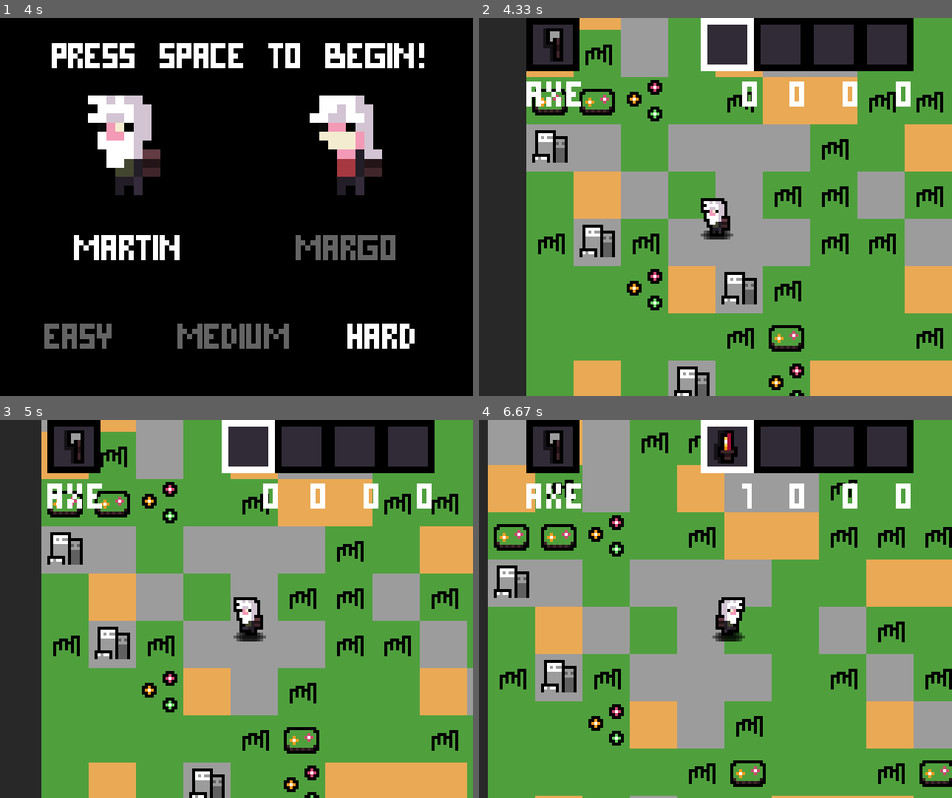
Above: before the commit, frames 1-4 (two rows, left to right).
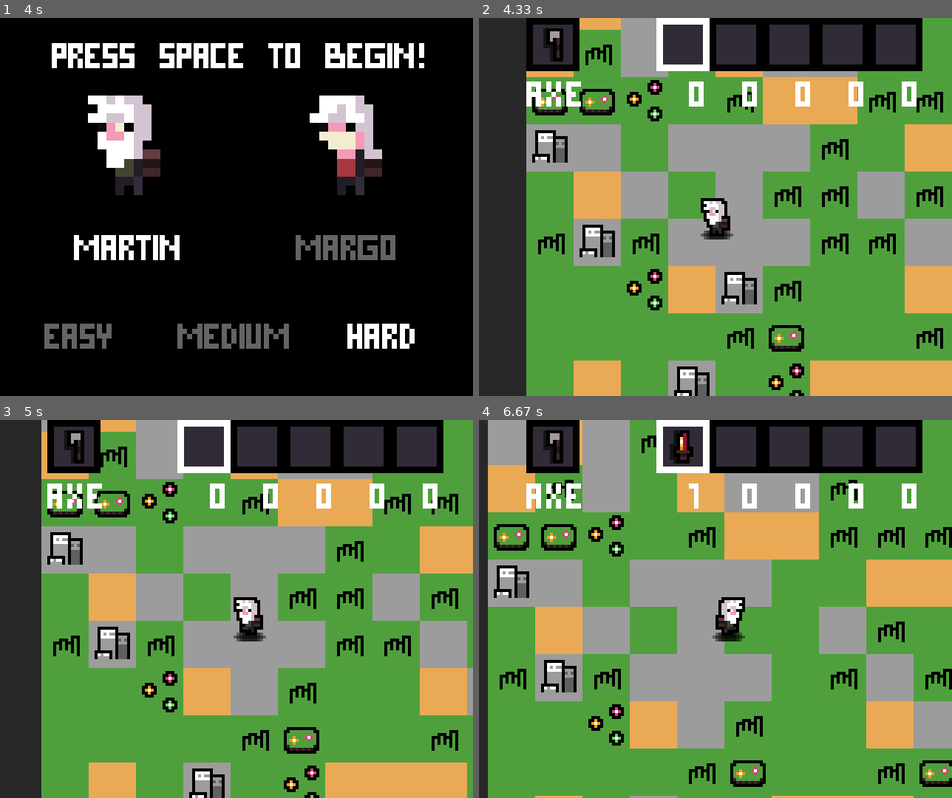
Above: after the commit, the same moments.

Repository: evilrise7/hostage
Game: pygame game, started from yandexpygame.py
Two runs of this game, one before a commit and one after it. Both use one fixed random seed, a clock stepped at 60 frames per second and the inputs below.
Inputs (mouse positions are in pixels of both pictures, inside the frame that each line leads up to):
- Up to frame 1 (4 s): press the mouse at (137, 142) at 0.37 s; move the mouse to (208, 127) at 0.47 s; release the mouse at (279, 116) at 0.6 s; hold Esc 0.67-1.13 s; press the mouse at (104, 180) at 1.2 s; move the mouse to (122, 161) at 1.3 s; release the mouse at (141, 146) at 1.43 s; press the mouse at (118, 218) at 1.53 s; move the mouse to (227, 195) at 1.63 s; release the mouse at (331, 176) at 1.77 s; click "Start Game" at 1.88 s; press the mouse at (350, 244) at 2.2 s; move the mouse to (293, 293) at 2.3 s; release the mouse at (241, 346) at 2.43 s; press the mouse at (383, 331) at 2.53 s; move the mouse to (397, 199) at 2.63 s; release the mouse at (416, 67) at 2.77 s; press the mouse at (236, 331) at 2.87 s; move the mouse to (160, 225) at 2.97 s; release the mouse at (85, 123) at 3.1 s; press the mouse at (80, 331) at 3.2 s; move the mouse to (212, 233) at 3.3 s; release the mouse at (350, 135) at 3.43 s; click (397, 316) at 3.55 s; press the mouse at (127, 244) at 3.87 s; move the mouse to (132, 286) at 3.97 s
- Up to frame 2 (4.33 s): release the mouse at (611, 324) at 4.1 s; tap Space at 4.17 s
- Up to frame 3 (5 s): tap Space at 4.5, 4.9 s; hold D from 4.83 s (still down); move the mouse to (170, 752) at 4.87 s
- Up to frame 4 (6.67 s): tap Space at 5.2, 5.4, 5.73, 6.03, 6.23, 6.53 s; release D at 5.3 s; hold W 5.33-5.63 s; move the mouse to (663, 661) at 5.37 s; hold D 5.67-6.13 s; move the mouse to (672, 631) at 5.7 s; hold A from 6.17 s (still down); move the mouse to (800, 631) at 6.2 s

Frame 1 is identical in both runs. In frame 2, 4.3% of the frame differs, in the area x 37-94%, y 0-24%; in frame 3, 4.3%; in frame 4, 4.7%.

Commit message:
Кравтинг готов

Diff:
--- a/yandexpygame.py
+++ b/yandexpygame.py
@@ -23,9 +23,6 @@
 inventory_group = pg.sprite.Group()
 drop_group = pg.sprite.Group()
 animal_group = pg.sprite.Group()
-
-walk_sound = pg.mixer.Sound("sounds\walk2.wav")
-walk_sound.set_volume(0.1)
 
 click_sound = pg.mixer.Sound("sounds\walk.wav")
 click_sound.set_volume(0.4)
@@ -519,139 +516,6 @@
                 self.camera.update(self.player)
                 self.update_tiles()
 
-            for event in pg.event.get():
-                if event.type == pg.QUIT:
-                    quit()
-                    self.running = False
-
-                if event.type == pg.MOUSEMOTION:
-                    if self.pause:
-                        if continue_rect.collidepoint(event.pos):
-                            continue_txt = start_menu_text.render("Continue", 0, (255, 255, 255))
-                        else:
-                            continue_txt = start_menu_text.render("Continue", 0, (100, 100, 100))
-
-                        if quit_rect.collidepoint(event.pos):
-                            quit_txt = start_menu_text.render("Quit", 0, (255, 255, 255))
-                        else:
-                            quit_txt = start_menu_text.render("Quit", 0, (100, 100, 100))
-
-                if event.type == pg.MOUSEBUTTONDOWN:
-                    if event.button == 1:
-                        if self.pause:
-                            if continue_rect.collidepoint(event.pos):
-                                self.pause = False
-
-                            if quit_rect.collidepoint(event.pos):
-                                self.running = False
-
-                if event.type == pg.KEYDOWN:
-                    # Очистка дропа, если касается игрок.
-                    if self.drop:
-                        for i in range(len(self.drop)):
-                            if self.drop[i].get_event() == 1:
-                                self.drop[i].kill()
-                                self.inventory.append(self.drop[i].type)
-                                self.tmplist.append(i)
-
-                    if self.tmplist:
-                        for i in range(len(self.tmplist)):
-                            del self.drop[self.tmplist[i]]
-
-                    self.tmplist.clear()
-                    # Сверху, очистки блок
-
-                    if not self.pause:
-                        if event.key == pg.K_ESCAPE:
-                            self.pause = True
-
-                        if event.key == pg.K_a or event.key == pg.K_w \
-                                or event.key == pg.K_s or event.key == pg.K_d:
-                            self.player_run()
-
-                        #  Уничтожение блоков
-                        if event.key == pg.K_SPACE:
-                            ifdestroy = False
-                            x = int((self.player.rect.x + 32) / 4096 * 64)
-                            y = int((self.player.rect.y + 32) / 4096 * 64)
-
-                            if self.world.entities[y][x - 1]:
-                                self.world.entities[y][x - 1] = 0
-                                self.append_drop(x - 1, y)
-                                ifdestroy = True
-
-                            if self.world.entities[y][x + 1]:
-                                self.world.entities[y][x + 1] = 0
-                                self.append_drop(x + 1, y)
-                                ifdestroy = True
-
-                            if self.world.entities[y + 1][x]:
-                                self.world.entities[y + 1][x] = 0
-                                self.append_drop(x, y + 1)
-                                ifdestroy = True
-
-                            if self.world.entities[y - 1][x]:
-                                self.world.entities[y - 1][x] = 0
-                                self.append_drop(x, y - 1)
-                                ifdestroy = True
-
-                            if self.world.entities[y][x]:
-                                self.world.entities[y][x] = 0
-                                self.append_drop(x, y)
-                                ifdestroy = True
-
-                            if ifdestroy:
-                                self.world.render()
-                                entities_destroy.play()
-                                entities_group.update()
-                                drop_group.update()
-                                ifdestroy = False
-
-                        if event.key == pg.K_o:
-                            if self.tool == "axe":
-                                self.tool = "scissors"
-                            else:
-                                self.tool = "axe"
-                        if event.key == pg.K_k:
-                            self.cow_and_player()
-
-                        if event.key == pg.K_p:
-                            if current_cursor_pos < 3:
-                                current_cursor_pos += 1
-                            else:
-                                current_cursor_pos = 0
-
-                if event.type == pg.KEYUP:
-                    if not self.pause:
-                        if event.key == pg.K_a or event.key == pg.K_w \
-                                or event.key == pg.K_s or event.key == pg.K_d:
-                            self.player_stay()
-
-            if self.pause:
-                pg.mouse.set_visible(True)
-
-                screen.blit(continue_txt, (60, 100))
-                screen.blit(quit_txt, (60, 160))
-
-            if not self.pause:
-                self.check_cows()
-
-                animal_group.update()
-                all_sprites.update()
-
-                self.inventory.render()
-                inventory_group.update()
-                inventory_group.draw(screen)
-
-                axe_scissors = load_image(str(self.tool) + ".png")
-                axe_scissors = pg.transform.scale(axe_scissors, (72, 72))
-
-                screen.blit(start_menu_text.render(str(self.tool),
-                                                   0, (255, 255, 255)), (64, 72))
-                screen.blit(axe_scissors, (64, 0))
-                screen.blit(self.cursor, (72 * current_cursor_pos + 300, 0))
-
-                #Предложенный кравт
                 self.craft.craft_type = -1
                 for i in range(self.inventory.w):
                     if self.inventory.inv[0][i] == "meat" or self.inventory.inv[0][i] == "eyes":
@@ -664,6 +528,177 @@
                                 self.craft.craft_type = 1
 
                 self.craft.render()
+
+            for event in pg.event.get():
+                if event.type == pg.QUIT:
+                    quit()
+                    self.running = False
+
+                if event.type == pg.MOUSEMOTION:
+                    if self.pause:
+                        if continue_rect.collidepoint(event.pos):
+                            continue_txt = start_menu_text.render("Continue", 0, (255, 255, 255))
+                        else:
+                            continue_txt = start_menu_text.render("Continue", 0, (100, 100, 100))
+
+                        if quit_rect.collidepoint(event.pos):
+                            quit_txt = start_menu_text.render("Quit", 0, (255, 255, 255))
+                        else:
+                            quit_txt = start_menu_text.render("Quit", 0, (100, 100, 100))
+
+                if event.type == pg.MOUSEBUTTONDOWN:
+                    if event.button == 1:
+                        if self.pause:
+                            if continue_rect.collidepoint(event.pos):
+                                self.pause = False
+
+                            if quit_rect.collidepoint(event.pos):
+                                self.running = False
+
+                if event.type == pg.KEYDOWN:
+                    # Очистка дропа, если касается игрок.
+                    if self.drop:
+                        for i in range(len(self.drop)):
+                            if self.drop[i].get_event() == 1:
+                                self.drop[i].kill()
+                                self.inventory.append(self.drop[i].type)
+                                self.tmplist.append(i)
+
+                    if self.tmplist:
+                        for i in range(len(self.tmplist)):
+                            del self.drop[self.tmplist[i]]
+
+                    self.tmplist.clear()
+                    # Сверху, очистки блок
+
+                    if not self.pause:
+                        if event.key == pg.K_ESCAPE:
+                            self.pause = True
+
+                        if event.key == pg.K_a or event.key == pg.K_w \
+                                or event.key == pg.K_s or event.key == pg.K_d:
+                            self.player_run()
+
+                        #  Уничтожение блоков
+                        if event.key == pg.K_SPACE:
+                            ifdestroy = False
+                            x = int((self.player.rect.x + 32) / 4096 * 64)
+                            y = int((self.player.rect.y + 32) / 4096 * 64)
+
+                            if self.world.entities[y][x - 1]:
+                                self.world.entities[y][x - 1] = 0
+                                self.append_drop(x - 1, y)
+                                ifdestroy = True
+
+                            if self.world.entities[y][x + 1]:
+                                self.world.entities[y][x + 1] = 0
+                                self.append_drop(x + 1, y)
+                                ifdestroy = True
+
+                            if self.world.entities[y + 1][x]:
+                                self.world.entities[y + 1][x] = 0
+                                self.append_drop(x, y + 1)
+                                ifdestroy = True
+
+                            if self.world.entities[y - 1][x]:
+                                self.world.entities[y - 1][x] = 0
+                                self.append_drop(x, y - 1)
+                                ifdestroy = True
+
+                            if self.world.entities[y][x]:
+                                self.world.entities[y][x] = 0
+                                self.append_drop(x, y)
+                                ifdestroy = True
+
+                            if ifdestroy:
+                                self.world.render()
+                                entities_destroy.play()
+                                entities_group.update()
+                                drop_group.update()
+                                ifdestroy = False
+
+                        if event.key == pg.K_o:
+                            if self.tool == "axe":
+                                self.tool = "scissors"
+                            else:
+                                self.tool = "axe"
+
+                        if event.key == pg.K_k:
+                            self.cow_and_player()
+
+                        if event.key == pg.K_c:
+                            b = 0
+                            index1 = 0
+                            index2 = 0
+                            if self.craft.craft_type == 0:
+                                for i in range(self.inventory.w):
+                                    if self.inventory.inv[0][i] == "meat" and self.inventory.inv[1][i] > 0:
+                                        b += 1
+                                        index1 = i
+                                    if self.inventory.inv[0][i] == "eyes" and self.inventory.inv[1][i] > 0:
+                                        b += 1
+                                        index2 = i
+                                if b == 2:
+                                    self.inventory.inv[1][index1] -= 1
+                                    self.inventory.inv[1][index2] -= 1
+                                    if self.inventory.inv[1][index1] == 0:
+                                        self.inventory.invtmp.remove(self.inventory.inv[0][index1])
+                                        self.inventory.inv[0][index1] = 0
+
+                                    if self.inventory.inv[1][index2] == 0:
+                                        self.inventory.invtmp.remove(self.inventory.inv[0][index2])
+                                        self.inventory.inv[0][index2] = 0
+
+                                    self.inventory.append("meat_block")
+
+                            if self.craft.craft_type == 1:
+                                for i in range(self.inventory.w):
+                                    if self.inventory.inv[0][i] == "gold" and self.inventory.inv[1][i] > 1:
+                                        b += 1
+                                        index1 = i
+                                if b:
+                                    self.inventory.inv[1][index1] -= 2
+                                    if self.inventory.inv[1][index1] == 0:
+                                        self.inventory.invtmp.remove(self.inventory.inv[0][index1])
+                                        self.inventory.inv[0][index1] = 0
+
+                                    self.inventory.append("gold_sword")
+
+                        if event.key == pg.K_p:
+                            if current_cursor_pos < self.inventory.w - 1:
+                                current_cursor_pos += 1
+                            else:
+                                current_cursor_pos = 0
+
+                if event.type == pg.KEYUP:
+                    if not self.pause:
+                        if event.key == pg.K_a or event.key == pg.K_w \
+                                or event.key == pg.K_s or event.key == pg.K_d:
+                            self.player_stay()
+
+            if self.pause:
+                pg.mouse.set_visible(True)
+
+                screen.blit(continue_txt, (60, 100))
+                screen.blit(quit_txt, (60, 160))
+
+            if not self.pause:
+                self.check_cows()
+
+                animal_group.update()
+                all_sprites.update()
+
+                self.inventory.render()
+                inventory_group.update()
+                inventory_group.draw(screen)
+
+                axe_scissors = load_image(str(self.tool) + ".png")
+                axe_scissors = pg.transform.scale(axe_scissors, (72, 72))
+
+                screen.blit(start_menu_text.render(str(self.tool),
+                                                   0, (255, 255, 255)), (64, 72))
+                screen.blit(axe_scissors, (64, 0))
+                screen.blit(self.cursor, (72 * current_cursor_pos + 240, 0))
 
             pg.display.flip()
         open_Menu()
@@ -890,7 +925,6 @@
             if keys[pg.K_a]:
                 if self.vy == 0:
                     self.vx = -self.speed
-                    walk_sound.play()
                     self.mirrored = False
         else:
             self.vx += 72  # для более плавного перехода от границы
@@ -899,7 +933,6 @@
             if keys[pg.K_d]:
                 if self.vy == 0:
                     self.vx = self.speed
-                    walk_sound.play()
                     self.mirrored = True
         else:
             self.vx -= 72
@@ -908,7 +941,6 @@
             if keys[pg.K_w]:
                 if self.vx == 0:
                     self.vy = -self.speed
-                    walk_sound.play()
         else:
             self.vy += 72
 
@@ -916,7 +948,6 @@
             if keys[pg.K_s]:
                 if self.vx == 0:
                     self.vy = self.speed
-                    walk_sound.play()
         else:
             self.vy -= 72
 
@@ -951,7 +982,7 @@
 
 class Inventory:
     def __init__(self):
-        self.w = 4
+        self.w = 5
         self.inv = [[0] * self.w for _ in range(2)]
         # self.inv = [["gold", "meat", "eyes", 0], [2, 9, 9, 0]]
         self.invtmp = []
@@ -959,36 +990,29 @@
     def render(self):
         inventory_group.empty()
         for i in range(self.w):
-            if self.inv[0][i] == 0:
+            if self.inv[0][i] == 0 or self.inv[1][i] == 0:
                 Inventory_Tile('empty', i)
 
-            if self.inv[0][i] == "gold":
+            if self.inv[0][i] == "gold" and self.inv[1][i] != 0:
                 Inventory_Tile('gold', i)
 
-            if self.inv[0][i] == "silver_sword":
+            if self.inv[0][i] == "silver_sword" and self.inv[1][i] != 0:
                 Inventory_Tile('silver_sword', i)
 
-            if self.inv[0][i] == "gold_sword":
+            if self.inv[0][i] == "gold_sword" and self.inv[1][i] != 0:
                 Inventory_Tile('gold_sword', i)
 
-            if self.inv[0][i] == "meat":
+            if self.inv[0][i] == "meat" and self.inv[1][i] != 0:
                 Inventory_Tile('meat', i)
 
-            if self.inv[0][i] == "eyes":
+            if self.inv[0][i] == "eyes" and self.inv[1][i] != 0:
                 Inventory_Tile('eyes', i)
 
-            if self.inv[0][i] == "meat_block":
+            if self.inv[0][i] == "meat_block" and self.inv[1][i] != 0:
                 Inventory_Tile('meat_block', i)
 
-        self.element1 = start_menu_text.render(str(self.inv[1][0]), 0, (255, 255, 255))
-        self.element2 = start_menu_text.render(str(self.inv[1][1]), 0, (255, 255, 255))
-        self.element3 = start_menu_text.render(str(self.inv[1][2]), 0, (255, 255, 255))
-        self.element4 = start_menu_text.render(str(self.inv[1][3]), 0, (255, 255, 255))
-
-        screen.blit(self.element1, (356, 72))
-        screen.blit(self.element2, (420, 72))
-        screen.blit(self.element3, (492, 72))
-        screen.blit(self.element4, (564, 72))
+            screen.blit(start_menu_text.render(str(self.inv[1][i]),
+                                               0, (255, 255, 255)), (284 + (i * 72), 72))
 
     def append(self, type):
         for i in range(self.w):
@@ -1005,9 +1029,9 @@
     def check_craft_meat(self):
         b = 0
         for i in range(self.w):
-            if self.inv[0][i] == "meat" and self.inv[1][i] >= 9:
+            if self.inv[0][i] == "meat" and self.inv[1][i] >= 1:
                 b += 1
-            if self.inv[0][i] == "eyes" and self.inv[1][i] >= 9:
+            if self.inv[0][i] == "eyes" and self.inv[1][i] >= 1:
                 b += 1
         if b == 2:
             return True
@@ -1046,7 +1070,7 @@
         self.image = inventory_images[types]
         self.image = pg.transform.scale(self.image,
                                         (self.cell_size, self.cell_size))
-        self.rect = self.image.get_rect().move(self.cell_size * x + 300, 0)
+        self.rect = self.image.get_rect().move(self.cell_size * x + 240, 0)
 
 
 class Drop(pg.sprite.Sprite):
